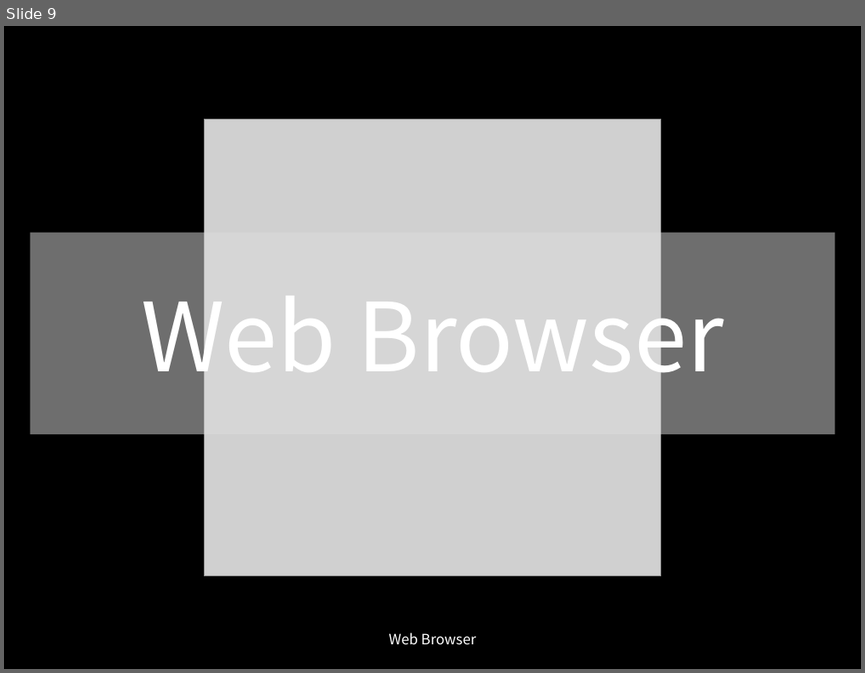
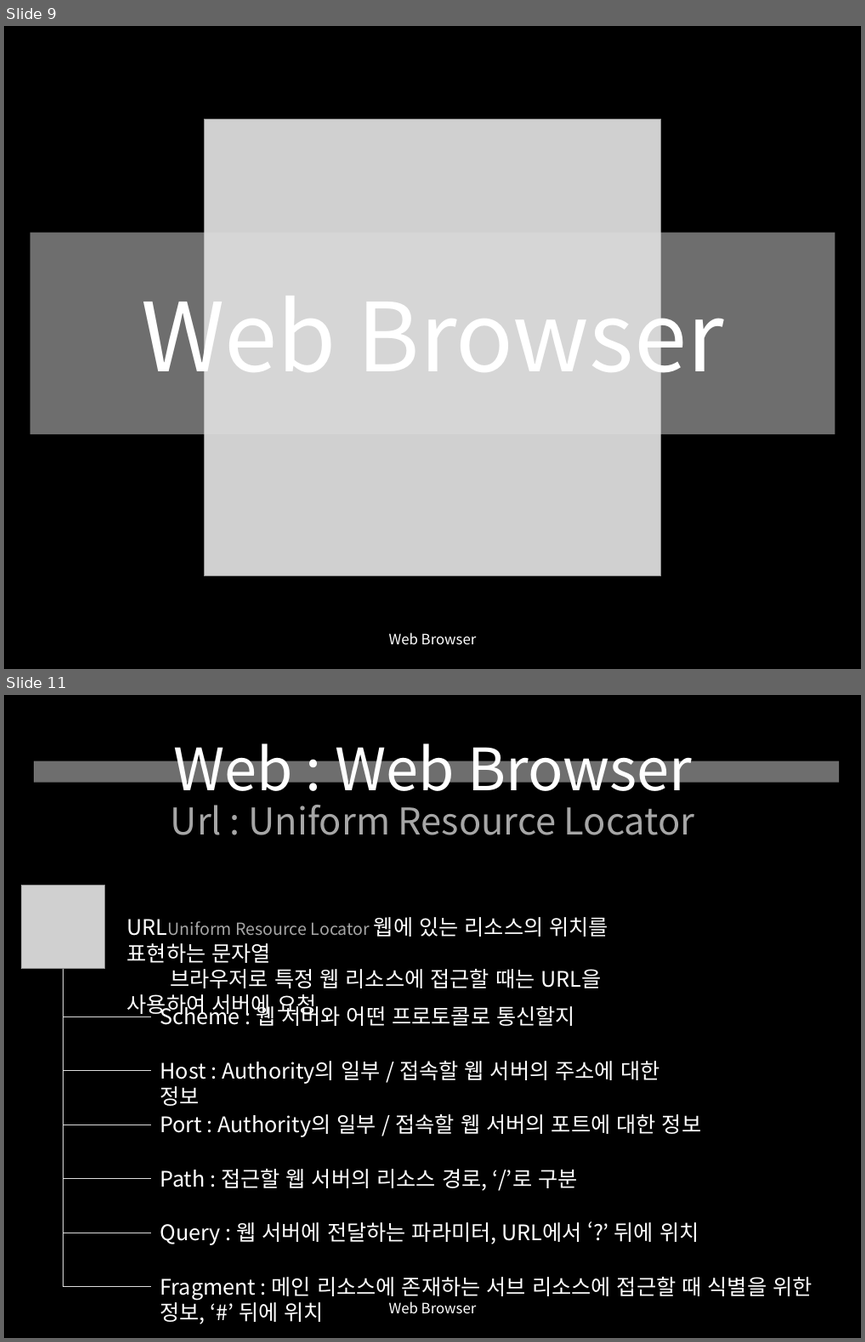
Before and after one commit to yusooo/Hacking, a slide deck: 웹해킹 정리.pptx. Shown one above the other, each under a label of ours: slide 9 before the commit, slides 9 and 11 after it; the slides between them are not shown. The pictures are 865x673 and 865x1342 pixels, drawn with LibreOffice and Linux fonts; fonts in the diff are those of the drawing; grey boxes stand for pictures. Boxes give left, top, right and bottom in pixels: in the first picture for what was removed or moved away, otherwise in the second. Text is boxed around its words. In the diff, an @@ line names an element or a change of style, - is before the commit and + after.

```diff
--- a/웹해킹 정리.pptx
+++ b/웹해킹 정리.pptx
@@ slide 11 added at (4, 695, 861, 1338), background #000000 @@
@@ title added at (171, 743, 694, 835), 31 pt, text #A6A6A6 @@
+Web : Web Browser
+Url : Uniform Resource Locator
@@ rectangle added at (34, 761, 839, 783), fill #DDDDDD at 50% opacity @@
@@ picture added at (21, 885, 104, 969) @@
@@ text added at (127, 917, 609, 1017), 18 pt, text #FFFFFF @@
+URLUniform Resource Locator 웹에 있는 리소스의 위치를 표현하는 문자열
+브라우저로 특정 웹 리소스에 접근할 때는 URL을 사용하여 서버에 요청
@@ elbow line added from (64, 969) to (151, 1287), #DDDDDD 0.5 pt @@
@@ elbow line added from (64, 969) to (151, 1232), #DDDDDD 0.5 pt @@
@@ elbow line added from (64, 969) to (151, 1179), #DDDDDD 0.5 pt @@
@@ elbow line added from (64, 969) to (151, 1124), #DDDDDD 0.5 pt @@
@@ elbow line added from (64, 969) to (151, 1071), #DDDDDD 0.5 pt @@
@@ elbow line added from (64, 969) to (151, 1016), #DDDDDD 0.5 pt @@
@@ text added at (160, 1003, 575, 1026), 18 pt, text #FFFFFF @@
+Scheme : 웹 서버와 어떤 프로토콜로 통신할지
@@ text added at (160, 1061, 659, 1106), 18 pt, text #FFFFFF @@
+Host : Authority의 일부 / 접속할 웹 서버의 주소에 대한 정보
@@ text added at (160, 1114, 701, 1137), 18 pt, text #FFFFFF @@
+Port : Authority의 일부 / 접속할 웹 서버의 포트에 대한 정보
@@ text added at (160, 1168, 577, 1191), 18 pt, text #FFFFFF @@
+Path : 접근할 웹 서버의 리소스 경로, ‘/’로 구분
@@ text added at (160, 1222, 698, 1245), 18 pt, text #FFFFFF @@
+Query : 웹 서버에 전달하는 파라미터, URL에서 ‘?’ 뒤에 위치
@@ text added at (160, 1276, 812, 1324), 18 pt, text #FFFFFF @@
+Fragment : 메인 리소스에 존재하는 서브 리소스에 접근할 때 식별을 위한 정보, ‘#’ 뒤에 위치
@@ text added at (389, 1301, 477, 1314), 12 pt, text #FFFFFF @@
+Web Browser
```
Also in this commit, not shown: 2 slides changed, 4 other slides added.
